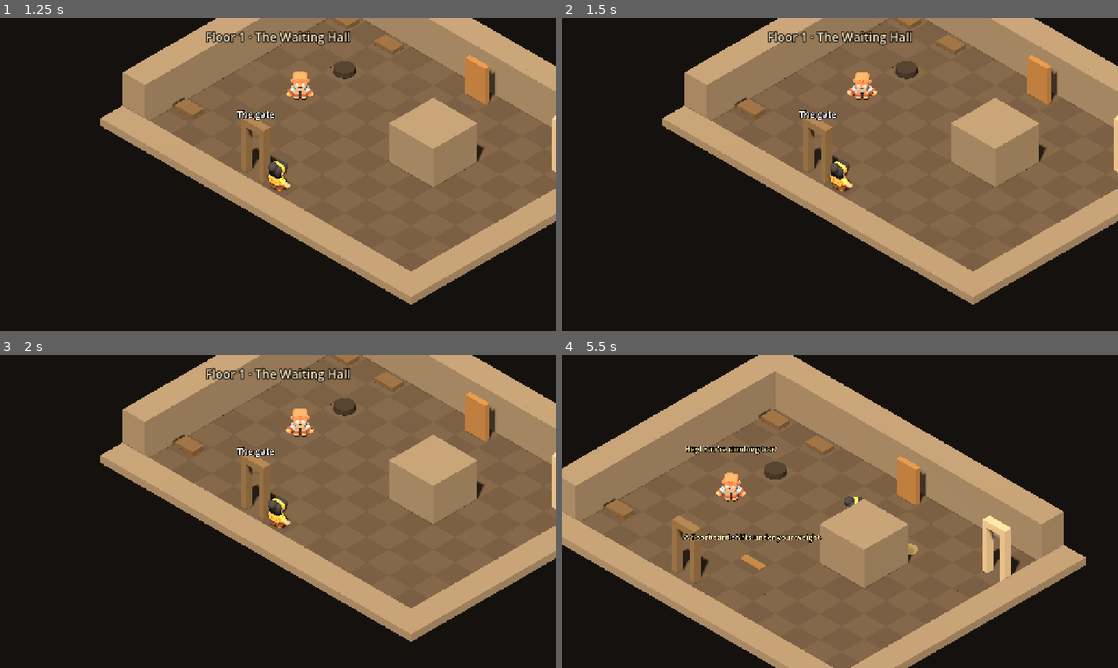
Above: before the commit, frames 1-4 (two rows, left to right).
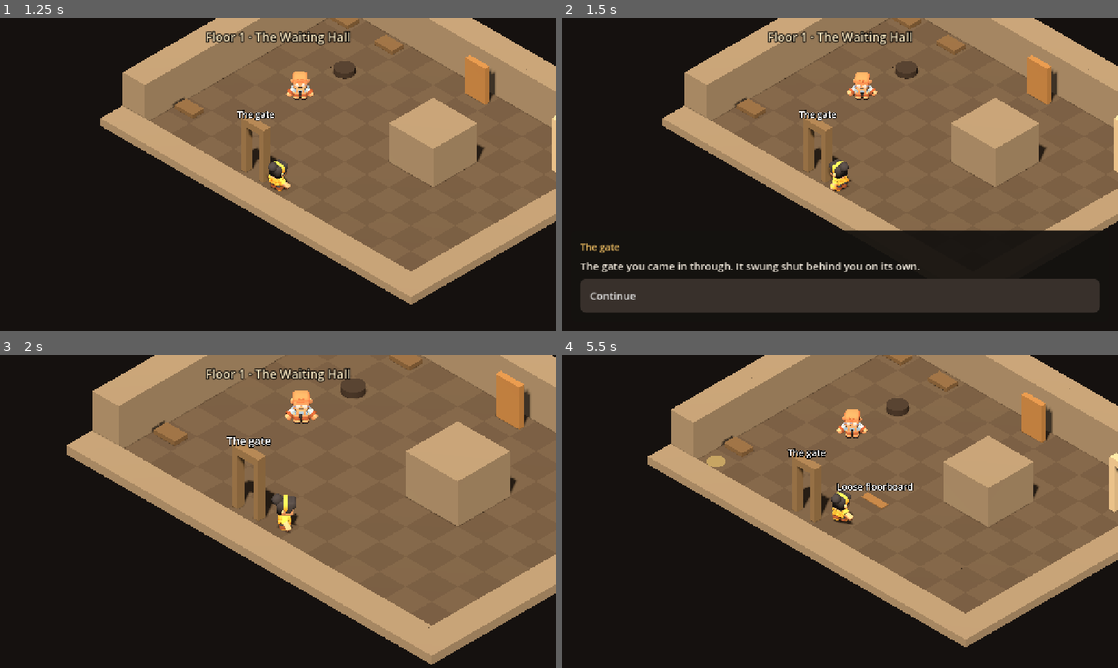
Above: after the commit, the same moments.

Repository: vel71184/the-tower
Game: Godot game, scene res://scenes/main.tscn
Same seed, same stepped clock (60 frames per second), same inputs: the game is played once before the commit and once after it.
Inputs (mouse positions are in pixels of both pictures, inside the frame that each line leads up to):
- Up to frame 1 (1.25 s): click "Begin the climb" at 0.5 s
- Up to frame 2 (1.5 s): tap Enter (ui_accept) at 1.25 s; move the mouse to (962, 158) at 1.27 s; hold Right (ui_right) from 1.28 s (still down); hold E (interact, bound only after the commit) from 1.28 s (still down); click (962, 158) at 1.42 s
- Up to frame 3 (2 s): keep holding Right (ui_right); keep holding E (interact, bound only after the commit); tap Enter (ui_accept) at 1.52, 1.82 s; tap = (zoom_in, bound only after the commit) at 1.55 s
- Up to frame 4 (5.5 s): release Right (ui_right) at 2 s; release E (interact, bound only after the commit) at 2 s; drag from (728, 527) to (812, 574) at 2.02 s; move the mouse to (895, 442) at 2.77 s; hold Right (ui_right) 2.78-3.5 s; hold - (zoom_out, bound only after the commit) 2.78-3.5 s; click (895, 442) at 2.92 s; tap Space at 3.05 s; drag from (812, 574) to (673, 464) at 3.52 s; move the mouse to (1006, 558) at 4.27 s; hold Left (ui_left) 4.28-5 s; tap Q at 4.35 s; click (1006, 558) at 4.42 s; tap Enter (ui_accept) at 4.52, 4.55, 4.82 s; tap Escape (ui_cancel) at 4.9 s; drag from (673, 464) to (756, 433) at 5.02 s

Frame 1 is identical in both runs. In frame 2, 16% of the frame differs, in the area x 3-98%, y 45-94%; in frame 3, 26%; in frame 4, 62%, in the area x 0-100%, y 0-100%.

Commit message:
Controller support: d-pad/stick walking, interact button, menus by pad
- Controls autoload sets up keyboard, touch and controller bindings, matched by
  button position (works with the 8BitDo Pro 2 in X-input mode)
- Stick or d-pad walks cell by cell in 8 directions, turned to match the
  isometric camera; walking into something turns to face it
- A uses what you face (or the nearest thing in reach), B stops walking,
  L1/R1 zoom, Select toggles the dev overlay
- Dialogue and cards focus their first choice when a pad or keyboard is in use
- Keyboard play on PC: WASD/arrows to walk, E/Space/Enter to interact
- Tests for bindings, direction mapping, stepping and interacting

Co-Authored-By: Claude Opus 5.5 <noreply@anthropic.com>
Claude-Session: https://claude.ai/code/session_018eCtRiykKVLLKD4TJKqToP

Diff:
--- a/project.godot
+++ b/project.godot
@@ -14,6 +14,7 @@
 [autoload]
 
 Baseline="*res://scripts/autoload/baseline.gd"
+Controls="*res://scripts/autoload/controls.gd"
 
 [display]
 
--- /dev/null
+++ b/scripts/autoload/controls.gd
@@ -0,0 +1,100 @@
+extends Node
+## Input setup for keyboard, touch and game controllers, made at startup so it lives in one
+## readable place instead of project.godot.
+##
+## Controllers are matched by button POSITION, not label (Godot's standard layout):
+##   bottom face = confirm / interact     right face = back
+##   d-pad or left stick = walk           L1 / R1 = zoom
+##   Select = dev overlay                 Start = (menu, later)
+## The 8BitDo Pro 2 works in X-input mode (switch on the back set to X), which Android and
+## Windows both treat as an Xbox pad. In Switch mode the printed letters are swapped (the
+## bottom button is labelled B), but it still confirms, because position is what counts.
+
+const DEADZONE := 0.45
+
+## action -> list of events. Keys are physical keycodes; joypad entries are [button] or
+## [axis, direction].
+const ACTIONS := {
+	"move_up": {"keys": [KEY_W, KEY_UP], "buttons": [JOY_BUTTON_DPAD_UP], "axes": [[JOY_AXIS_LEFT_Y, -1.0]]},
+	"move_down": {"keys": [KEY_S, KEY_DOWN], "buttons": [JOY_BUTTON_DPAD_DOWN], "axes": [[JOY_AXIS_LEFT_Y, 1.0]]},
+	"move_left": {"keys": [KEY_A, KEY_LEFT], "buttons": [JOY_BUTTON_DPAD_LEFT], "axes": [[JOY_AXIS_LEFT_X, -1.0]]},
+	"move_right": {"keys": [KEY_D, KEY_RIGHT], "buttons": [JOY_BUTTON_DPAD_RIGHT], "axes": [[JOY_AXIS_LEFT_X, 1.0]]},
+	"interact": {"keys": [KEY_E, KEY_SPACE, KEY_ENTER], "buttons": [JOY_BUTTON_A]},
+	"cancel": {"keys": [KEY_ESCAPE, KEY_Q], "buttons": [JOY_BUTTON_B]},
+	"zoom_in": {"keys": [KEY_EQUAL, KEY_KP_ADD], "buttons": [JOY_BUTTON_RIGHT_SHOULDER]},
+	"zoom_out": {"keys": [KEY_MINUS, KEY_KP_SUBTRACT], "buttons": [JOY_BUTTON_LEFT_SHOULDER]},
+	"dev_overlay": {"keys": [KEY_F3], "buttons": [JOY_BUTTON_BACK]},
+	"menu": {"keys": [], "buttons": [JOY_BUTTON_START]},
+}
+
+## Godot's built-in UI actions (menus, dialogue choices) get the same pad bindings.
+const UI_PAD := {
+	"ui_accept": [JOY_BUTTON_A],
+	"ui_cancel": [JOY_BUTTON_B],
+	"ui_up": [JOY_BUTTON_DPAD_UP],
+	"ui_down": [JOY_BUTTON_DPAD_DOWN],
+	"ui_left": [JOY_BUTTON_DPAD_LEFT],
+	"ui_right": [JOY_BUTTON_DPAD_RIGHT],
+}
+const UI_STICK := {
+	"ui_up": [JOY_AXIS_LEFT_Y, -1.0],
+	"ui_down": [JOY_AXIS_LEFT_Y, 1.0],
+	"ui_left": [JOY_AXIS_LEFT_X, -1.0],
+	"ui_right": [JOY_AXIS_LEFT_X, 1.0],
+}
+
+## True after the last input came from a controller (or keyboard); false after touch or mouse.
+var using_pad := false
+
+
+func _ready() -> void:
+	for action in ACTIONS:
+		var spec: Dictionary = ACTIONS[action]
+		if not InputMap.has_action(action):
+			InputMap.add_action(action, DEADZONE)
+		for key in spec.get("keys", []):
+			var e := InputEventKey.new()
+			e.physical_keycode = key
+			_add(action, e)
+		for button in spec.get("buttons", []):
+			var b := InputEventJoypadButton.new()
+			b.button_index = button
+			_add(action, b)
+		for axis in spec.get("axes", []):
+			_add(action, _motion(axis))
+	for action in UI_PAD:
+		for button in UI_PAD[action]:
+			var b := InputEventJoypadButton.new()
+			b.button_index = button
+			_add(action, b)
+	for action in UI_STICK:
+		_add(action, _motion(UI_STICK[action]))
+
+
+func _input(event: InputEvent) -> void:
+	if event is InputEventJoypadButton or event is InputEventKey:
+		using_pad = true
+	elif event is InputEventJoypadMotion and absf(event.axis_value) > DEADZONE:
+		using_pad = true
+	elif event is InputEventScreenTouch or event is InputEventMouseButton:
+		using_pad = false
+
+
+func has_controller() -> bool:
+	return not Input.get_connected_joypads().is_empty()
+
+
+func _motion(axis: Array) -> InputEventJoypadMotion:
+	var m := InputEventJoypadMotion.new()
+	m.axis = axis[0]
+	m.axis_value = axis[1]
+	return m
+
+
+func _add(action: String, event: InputEvent) -> void:
+	if not InputMap.has_action(action):
+		InputMap.add_action(action, DEADZONE)
+	for existing in InputMap.action_get_events(action):
+		if existing.is_match(event, true):
+			return
+	InputMap.action_add_event(action, event)
--- a/scripts/game/climber.gd
+++ b/scripts/game/climber.gd
@@ -28,6 +28,11 @@
 	_path.clear()
 	cell = at
 	position = level.cell_to_world(at)
+
+
+## Cells still to walk, counting the one currently being walked to.
+func steps_left() -> int:
+	return _path.size()
 
 
 func is_moving() -> bool:
--- a/scripts/game/main.gd
+++ b/scripts/game/main.gd
@@ -54,6 +54,9 @@
 
 func _process(_delta: float) -> void:
 	_refresh_dev()
+	var v := Input.get_vector("move_left", "move_right", "move_up", "move_down")
+	if v.length() >= 0.5:
+		pad_move(v)
 
 
 # --- Title and level flow -------------------------------------------------------------------
@@ -214,8 +217,18 @@
 # --- Input ----------------------------------------------------------------------------------
 
 func _unhandled_input(event: InputEvent) -> void:
-	if event is InputEventKey and event.pressed and not event.echo and event.keycode == KEY_F3:
+	if event.is_action_pressed("dev_overlay"):
 		ui.toggle_dev()
+	elif event.is_action_pressed("interact"):
+		pad_interact()
+	elif event.is_action_pressed("zoom_in"):
+		cam.zoom_by(0.85)
+	elif event.is_action_pressed("zoom_out"):
+		cam.zoom_by(1.15)
+	elif event.is_action_pressed("cancel"):
+		if level and not ui.is_busy():
+			_pending = null
+			climber.stop()
 	elif event is InputEventMouseButton and event.pressed:
 		match event.button_index:
 			MOUSE_BUTTON_LEFT:
@@ -306,12 +319,102 @@
 	if _pending:
 		var obj := _pending
 		_pending = null
-		climber.face(obj.global_position)
-		if obj.kind == "npc":
-			obj.face(climber.global_position)
-		elif obj.kind != "exit":
-			climber.act("interact-right")
-		interact(obj)
+		_use(obj)
+
+
+## Turns to face something and uses it: people turn back, things get an interact animation.
+func _use(obj: Interactable) -> void:
+	climber.face(obj.global_position)
+	var d := obj.cell - climber.cell
+	if d != Vector2i.ZERO:
+		facing_step = Vector2i(signi(d.x), signi(d.y))
+	if obj.kind == "npc":
+		obj.face(climber.global_position)
+	elif obj.kind != "exit":
+		climber.act("interact-right")
+	interact(obj)
+
+
+# --- Controller and keyboard ----------------------------------------------------------------
+
+## Grid direction the climber last moved or turned toward. Starts facing the camera.
+var facing_step := Vector2i(1, 1)
+
+
+## Converts a stick or d-pad direction on screen into a grid step (8 directions).
+## The camera looks from the +X/+Z corner, so screen-up is grid (-1, -1) and
+## screen-right is grid (+1, -1).
+static func screen_to_grid(v: Vector2) -> Vector2i:
+	var g := Vector2(v.x + v.y, v.y - v.x)
+	if g.length() < 0.01:
+		return Vector2i.ZERO
+	g = g.normalized()
+	return Vector2i(int(signf(g.x)) if absf(g.x) > 0.38 else 0,
+		int(signf(g.y)) if absf(g.y) > 0.38 else 0)
+
+
+## One step of stick/d-pad walking. Returns true if a step was queued.
+func pad_move(v: Vector2) -> bool:
+	if level == null or ui.is_busy() or _ended:
+		return false
+	if climber.steps_left() > 1:
+		return false
+	var step := screen_to_grid(v)
+	if step == Vector2i.ZERO:
+		return false
+	var from := climber.path_start()
+	var to := from + step
+	facing_step = step
+	if not _can_step(from, to):
+		if not climber.is_moving():
+			climber.face(level.cell_to_world(to))
+		return false
+	if climber.is_moving() and climber.steps_left() == 1 and from == to:
+		return false
+	_pending = null
+	_marker.visible = false
+	climber.walk([from, to])
+	return true
+
+
+func _can_step(from: Vector2i, to: Vector2i) -> bool:
+	if not level.is_walkable(to):
+		return false
+	if from.x != to.x and from.y != to.y:
+		return level.is_walkable(Vector2i(to.x, from.y)) and level.is_walkable(Vector2i(from.x, to.y))
+	return true
+
+
+## The interact button: use whatever the climber is facing, or the nearest thing in reach.
+func pad_interact() -> bool:
+	if level == null or ui.is_busy() or _ended or climber.is_moving():
+		return false
+	var obj := object_in_reach()
+	if obj == null:
+		return false
+	_use(obj)
+	return true
+
+
+func object_in_reach() -> Interactable:
+	var ahead := level.object_at(climber.cell + facing_step)
+	if ahead and ahead.revealed:
+		return ahead
+	var under := level.object_at(climber.cell)
+	if under and under.revealed:
+		return under
+	var best: Interactable = null
+	var best_score := -INF
+	var facing := Vector2(facing_step).normalized()
+	for obj in level.objects:
+		var d: Vector2i = obj.cell - climber.cell
+		if not obj.revealed or maxi(absi(d.x), absi(d.y)) > 1:
+			continue
+		var score := Vector2(d).normalized().dot(facing)
+		if score > best_score:
+			best_score = score
+			best = obj
+	return best
 
 
 func _on_entered_cell(cell: Vector2i) -> void:
--- a/scripts/ui/game_ui.gd
+++ b/scripts/ui/game_ui.gd
@@ -45,6 +45,7 @@
 	for i in labels.size():
 		_choices.add_child(_button(String(labels[i]), _on_choice.bind(i)))
 	_panel.visible = true
+	_focus_first(_choices)
 
 
 func hide_page() -> void:
@@ -70,6 +71,7 @@
 		_card_buttons.add_child(_button(String(buttons[i]), _on_card.bind(i)))
 	_dim.visible = true
 	_card.visible = true
+	_focus_first(_card_buttons)
 
 
 func hide_card() -> void:
@@ -133,6 +135,16 @@
 	b.add_theme_stylebox_override("focus", _box(Color(0.32, 0.27, 0.22, 1.0)))
 	b.pressed.connect(on_pressed)
 	return b
+
+
+## With a controller or keyboard, highlight the first choice so A / Enter picks it and the
+## d-pad moves between choices. With touch, leave nothing highlighted.
+func _focus_first(container: Node) -> void:
+	if container.get_child_count() == 0:
+		return
+	var controls := get_node_or_null("/root/Controls")
+	if controls and (controls.using_pad or controls.has_controller()):
+		(container.get_child(0) as Control).call_deferred("grab_focus")
 
 
 func _clear(node: Node) -> void:
--- a/tests/test_runner.gd
+++ b/tests/test_runner.gd
@@ -13,6 +13,7 @@
 	Baseline.delete_save()
 	_test_baseline()
 	_test_characters()
+	_test_controls()
 	await _test_level_one()
 	Baseline.delete_save()
 	print("\n%d checks, %d failed" % [_checks, _failures])
@@ -131,6 +132,32 @@
 	check(clean, "floor 1's palette is valid and has no reserved colours")
 
 
+func _has_pad_button(action: String, button: int) -> bool:
+	for e in InputMap.action_get_events(action):
+		if e is InputEventJoypadButton and e.button_index == button:
+			return true
+	return false
+
+
+func _test_controls() -> void:
+	print("Controls (controller and keyboard)")
+	check(_has_pad_button("interact", JOY_BUTTON_A), "bottom face button interacts")
+	check(_has_pad_button("ui_accept", JOY_BUTTON_A), "bottom face button confirms menu choices")
+	check(_has_pad_button("move_up", JOY_BUTTON_DPAD_UP) and _has_pad_button("move_left", JOY_BUTTON_DPAD_LEFT), "d-pad walks")
+	var stick := false
+	for e in InputMap.action_get_events("move_right"):
+		stick = stick or (e is InputEventJoypadMotion and e.axis == JOY_AXIS_LEFT_X and e.axis_value > 0)
+	check(stick, "left stick walks")
+	check(_has_pad_button("zoom_in", JOY_BUTTON_RIGHT_SHOULDER) and _has_pad_button("zoom_out", JOY_BUTTON_LEFT_SHOULDER), "shoulders zoom")
+	check(_has_pad_button("dev_overlay", JOY_BUTTON_BACK), "Select toggles the dev overlay")
+	var Main = load("res://scripts/game/main.gd")
+	check(Main.screen_to_grid(Vector2(0, -1)) == Vector2i(-1, -1), "stick up walks up the screen")
+	check(Main.screen_to_grid(Vector2(1, 0)) == Vector2i(1, -1), "stick right walks right on screen")
+	check(Main.screen_to_grid(Vector2(0, 1)) == Vector2i(1, 1), "stick down walks down the screen")
+	check(Main.screen_to_grid(Vector2(0.7, -0.7)) == Vector2i(0, -1), "stick up-right follows a grid line")
+	check(Main.screen_to_grid(Vector2(-0.7, -0.7)) == Vector2i(-1, 0), "stick up-left follows a grid line")
+
+
 func _test_level_one() -> void:
 	print("Floor 1, Level 9 (the Waiting Hall)")
 	Baseline.reset()
@@ -203,6 +230,23 @@
 	check(is_equal_approx(Baseline.value("others_self"), 2.0), "ignoring a call for help leans toward self")
 	check(is_equal_approx(Baseline.value("speed_patience"), -1.0), "rushing through leans toward speed")
 
+	print("Walking and talking with a controller")
+	main.start_level(1, 9)
+	main.climber.place(Vector2i(6, 9))
+	check(main.pad_move(Vector2(1, 0)), "the stick queues a step")
+	check(main.climber._path.back() == Vector2i(7, 8), "the step goes to the right cell")
+	main.climber.place(Vector2i(3, 6))
+	check(not main.pad_move(Vector2(0.7, -0.7)), "walking into Tobin turns toward him instead")
+	check(main.facing_step == Vector2i(0, -1), "the climber now faces Tobin")
+	check(main.pad_interact() and main.is_talking(), "the interact button talks to whoever you face")
+	while main.is_talking():
+		main.choose(main._talk_choices.size() - 1 if not main._talk_choices.is_empty() else 0)
+	main.climber.place(Vector2i(1, 1))
+	check(not main.pad_move(Vector2(0, -1)), "walls block steps")
+	main.climber.place(Vector2i(1, 7))
+	main.facing_step = Vector2i(1, 0)
+	check(main.object_in_reach() != null and main.object_in_reach().id == "bedrolls", "something in reach is found even when not faced")
+
 	print("Autosave and resume")
 	main.new_climb()
 	check(Baseline.floor_num == 1 and Baseline.level_num == 9, "a new climb starts at the first built level")
